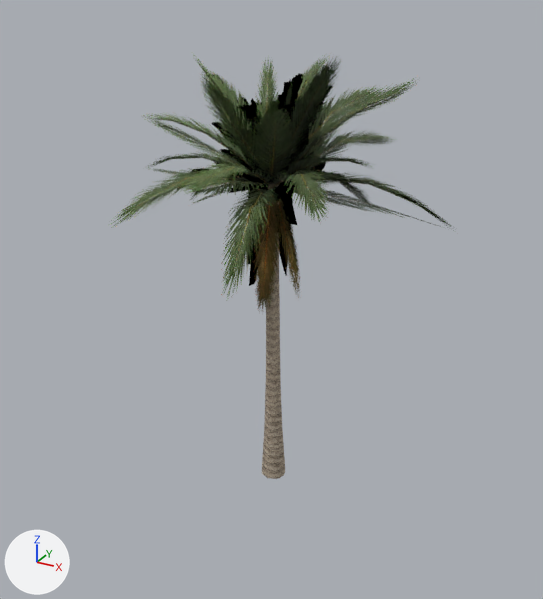
Before and after pictures for a commit that changed the glTF model data/models/board/vegetation/palm-compact.glb.
Rendered twice from a 50 mm lens placed at (21.8, -39.9, 33.7), pointed at (0.3, -0.9, 14.2). Lighting does not change. The marker at lower left points along +X, +Y and +Z. The older version comes first. Where no turn or scale is listed for an object, it has been applied to the vertices. Vertices at exactly the same position are counted once.

Script lines for the objects in view, before the commit:
```python
me_palm_compact_lod0 = bpy.data.meshes.new('palm-compact-lod0')
me_palm_compact_lod0.from_pydata(...)  # 467 vertices, 544 faces; spans x -11.2..12.3, y -11.7..11.1, z 0.0..30.0
# faces by material slot: [160, 384]
me_palm_compact_lod0.materials.append(mat_bark_palm)
me_palm_compact_lod0.materials.append(mat_canopy_cutout)
me_palm_compact_lod1 = bpy.data.meshes.new('palm-compact-lod1')
me_palm_compact_lod1.from_pydata(...)  # 159 vertices, 132 faces; spans x -8.2..12.3, y -11.3..11.1, z 0.0..30.0
# faces by material slot: [48, 84]
me_palm_compact_lod1.materials.append(mat_bark_palm)
me_palm_compact_lod1.materials.append(mat_canopy_cutout)
me_palm_compact_lod2 = bpy.data.meshes.new('palm-compact-lod2')
me_palm_compact_lod2.from_pydata(...)  # 81 vertices, 50 faces; spans x -10.9..12.5, y -10.1..11.2, z 0.0..30.0
# faces by material slot: [16, 34]
me_palm_compact_lod2.materials.append(mat_bark_palm)
me_palm_compact_lod2.materials.append(mat_canopy_cutout)
ob_palm_compact_lod0_001 = bpy.data.objects.new('palm-compact-lod0.001', me_palm_compact_lod0)
ob_palm_compact_lod0_001.location = (0.0, 0.0, 0.0)
ob_palm_compact_lod1_001 = bpy.data.objects.new('palm-compact-lod1.001', me_palm_compact_lod1)
ob_palm_compact_lod1_001.location = (0.0, 0.0, 0.0)
ob_palm_compact_lod2_001 = bpy.data.objects.new('palm-compact-lod2.001', me_palm_compact_lod2)
ob_palm_compact_lod2_001.location = (0.0, 0.0, 0.0)
```
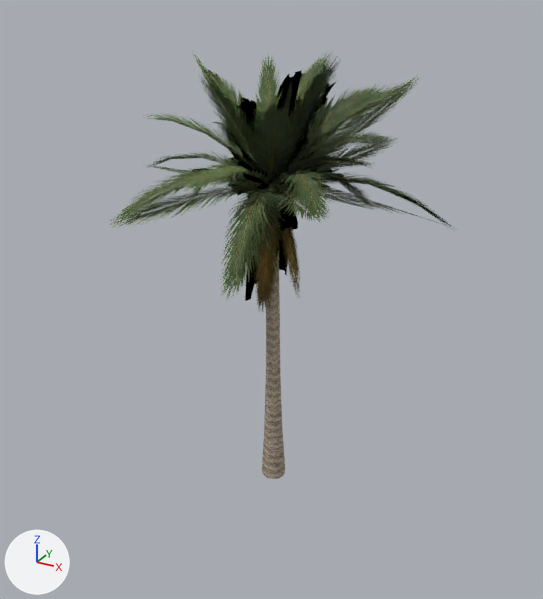
Pixel boxes [x1, y1, x2, y2] of what changed, in the pictures (543 x 599 px; the box of a moved part takes in the faces that stretch with it):
```json
{"object": "palm-compact-lod2.001", "change": "reshaped", "before": [144, 58, 444, 474], "after": [111, 52, 459, 475], "on screen": "16% wider"}
{"part": 1, "of": "me_palm_compact_lod2", "change": "moved or reshaped", "before": [200, 78, 271, 170], "after": [199, 73, 272, 163]}
{"part": 2, "of": "me_palm_compact_lod2", "change": "moved or reshaped", "before": [218, 125, 233, 158], "after": [217, 121, 236, 160]}
{"part": 3, "of": "me_palm_compact_lod2", "change": "moved or reshaped", "before": [153, 168, 237, 186], "after": [143, 165, 237, 181]}
{"part": 4, "of": "me_palm_compact_lod2", "change": "moved or reshaped", "before": [278, 186, 444, 228], "after": [296, 184, 459, 230]}
{"part": 5, "of": "me_palm_compact_lod2", "change": "moved or reshaped", "before": [293, 190, 373, 212], "after": [325, 196, 370, 209]}
{"part": 6, "of": "me_palm_compact_lod2", "change": "moved or reshaped", "before": [285, 202, 300, 274], "after": [290, 225, 300, 275]}
{"part": 7, "of": "me_palm_compact_lod2", "change": "moved or reshaped", "before": [254, 193, 281, 307], "after": [254, 198, 281, 311]}
{"part": 8, "of": "me_palm_compact_lod2", "change": "rebuilt", "before": [271, 58, 341, 163], "after": [303, 75, 420, 161]}
{"part": 9, "of": "me_palm_compact_lod2", "change": "moved or reshaped", "before": [144, 74, 284, 474], "after": [111, 52, 398, 475]}
```

Edits to the scene script, one JSON object a line:
```json
{"block": "me_palm_compact_lod2", "where": "# used by ob_palm_compact_lod2_001; location = (0.0, 0.0, 0.0)"}
{"op": "remove", "block": "me_palm_compact_lod2", "code": "me_palm_compact_lod2.from_pydata(...)  # 81 vertices, 50 faces; spans x -10.9..12.5, y -10.1..11.2, z 0.0..30.0"}
{"op": "add", "block": "me_palm_compact_lod2", "code": "me_palm_compact_lod2.from_pydata(...)  # 93 vertices, 56 faces; spans x -9.3..12.6, y -11.4..10.6, z 0.0..30.0"}
{"block": "me_palm_compact_lod2", "change": "me_palm_compact_lod2 part 1: the loose piece of 4 vertices spanning x -3.7..2.4, y -6.1..-0.3, z 22.1..28.7 is moved by (0.0, 0.0, 0.2)"}
{"block": "me_palm_compact_lod2", "change": "me_palm_compact_lod2 part 2: the loose piece of 4 vertices spanning x -8.1..1.5, y -2.6..6.9, z 21.9..24.3 is moved by (0.0, 0.0, 0.2)"}
{"block": "me_palm_compact_lod2", "change": "me_palm_compact_lod2 part 3: the loose piece of 4 vertices spanning x -9.2..0.2, y -3.6..1.7, z 21.3..22.2 is moved by (0.0, 0.0, 0.2)"}
{"block": "me_palm_compact_lod2", "change": "me_palm_compact_lod2 part 4: the loose piece of 4 vertices spanning x -0.3..12.5, y -3.3..5.5, z 18.6..21.6 is moved by (0.1, 0.0, 0.2)"}
{"block": "me_palm_compact_lod2", "change": "me_palm_compact_lod2 part 5: the loose piece of 4 vertices spanning x -1.8..5.3, y -1.5..10.5, z 17.7..21.5 is moved by (0.0, 0.0, 0.2)"}
{"block": "me_palm_compact_lod2", "change": "me_palm_compact_lod2 part 6: the loose piece of 4 vertices spanning x -0.8..2.2, y -0.9..1.9, z 14.7..21.8 is moved by (0.0, 0.0, 0.2)"}
{"block": "me_palm_compact_lod2", "change": "me_palm_compact_lod2 part 7: the loose piece of 4 vertices spanning x -1.1..2.1, y -3.1..-0.7, z 13.8..21.8 is moved by (0.0, 0.0, 0.2)"}
{"block": "me_palm_compact_lod2", "change": "me_palm_compact_lod2 part 8: the loose piece of 4 vertices spanning x -0.1..6.0, y -3.6..1.5, z 22.1..30.0 is rebuilt with 4 vertices and now spans x -0.2..9.4, y -3.5..4.5, z 22.2..29.5"}
{"block": "me_palm_compact_lod2", "change": "me_palm_compact_lod2 part 9: 32 vertices removed from x -10.9..3.0, y -10.1..11.2, z 10.9..27.8; 44 vertices added at x -7.7..9.0, y -11.4..9.6, z 11.0..30.0"}
{"block": "me_palm_compact_lod2", "change": "other edits to the shape of me_palm_compact_lod2 do not show in these pictures"}
```
